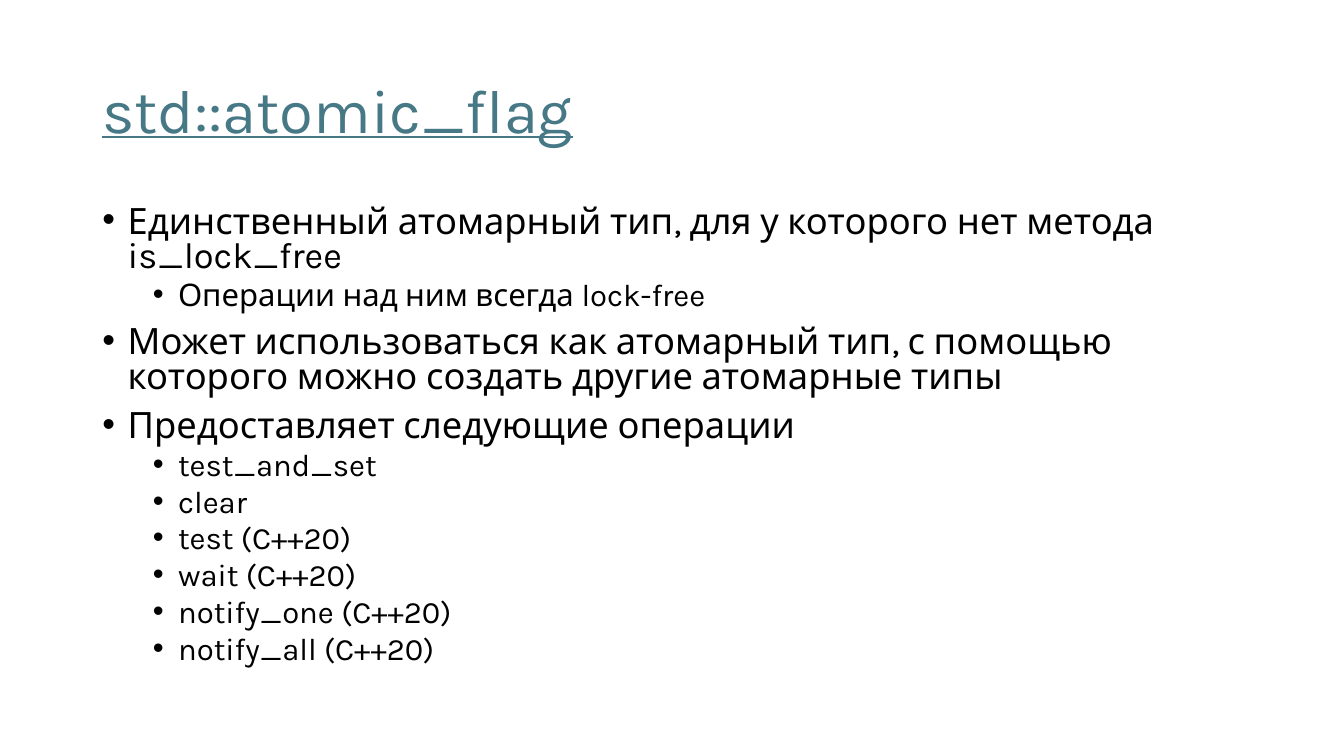
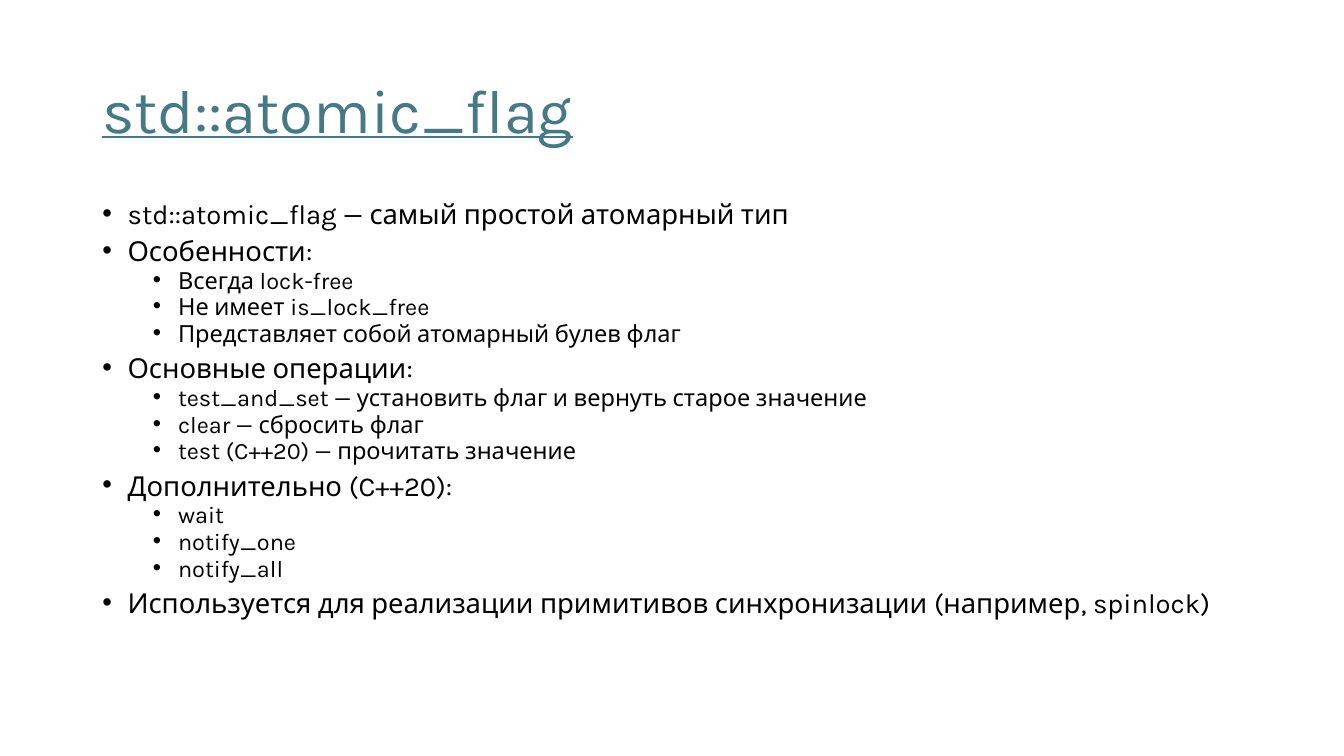
Before and after one commit to alexey-malov/pc, a slide deck: slide 24 of lectures/08/Модель памяти и атомарные операции.pptx (slide 25 before the commit). Drawn at 1344x756 pixels with LibreOffice and Linux fonts; fonts in the diff are those of the drawing. Boxes give left, top, right and bottom in pixels: in the first picture for what was removed or moved away, otherwise in the second. Text is boxed around its words. In the diff, an @@ line names an element or a change of style, - is before the commit and + after.

```diff
--- a/lectures/08/Модель памяти и атомарные операции.pptx
+++ b/lectures/08/Модель памяти и атомарные операции.pptx
@@ text at bbox=[128, 203, 1210, 620]: text changed; size 25.9 to 16.8 pt @@
-• Единственный атомарный тип, для у которого нет метода is_lock_free
-  • Операции над ним всегда lock-free
-• Может использоваться как атомарный тип, с помощью которого можно создать другие атомарные типы
-• Предоставляет следующие операции
-  • test_and_set
-  • clear
-  • test (C++20)
-  • wait (C++20)
-  • notify_one (C++20)
-  • notify_all (C++20)
+• std::atomic_flag — самый простой атомарный тип
+• Особенности:
+  • Всегда lock-free
+  • Не имеет is_lock_free
+  • Представляет собой атомарный булев флаг
+• Основные операции:
+  • test_and_set — установить флаг и вернуть старое значение
+  • clear — сбросить флаг
+  • test (C++20) — прочитать значение
+• Дополнительно (C++20):
+  • wait
+  • notify_one
+  • notify_all
+• Используется для реализации примитивов синхронизации (например, spinlock)
```
Also in this commit, not shown: 13 other slides changed, 1 slide added, 3 slides removed, 1 other file.
